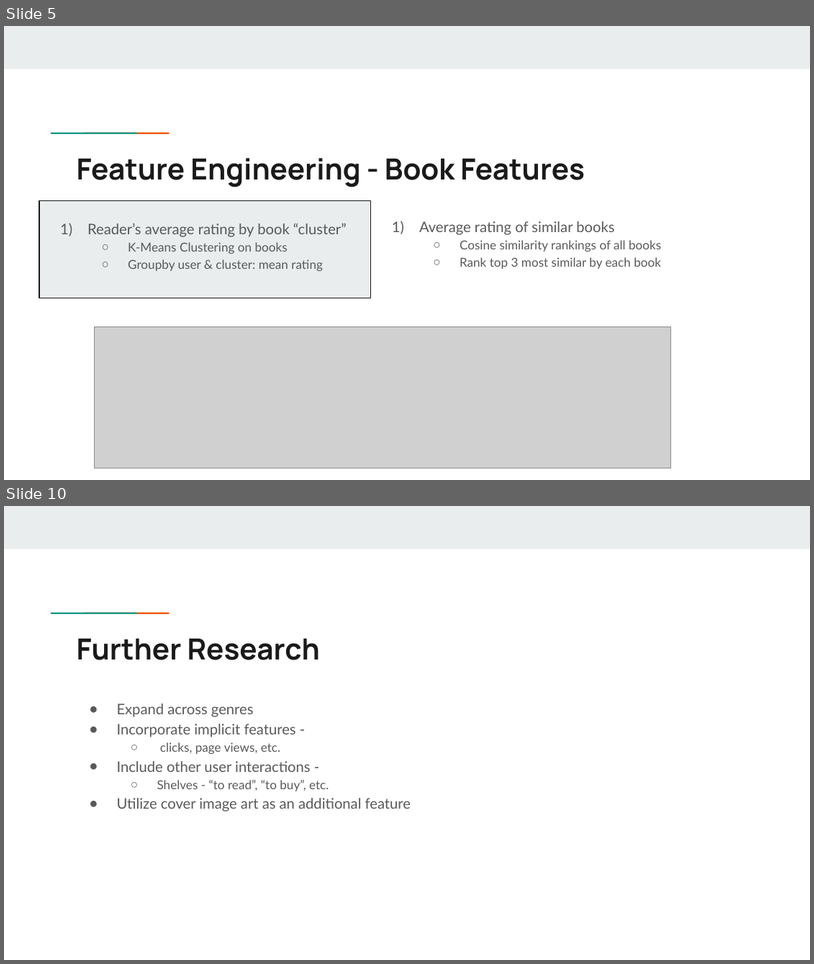
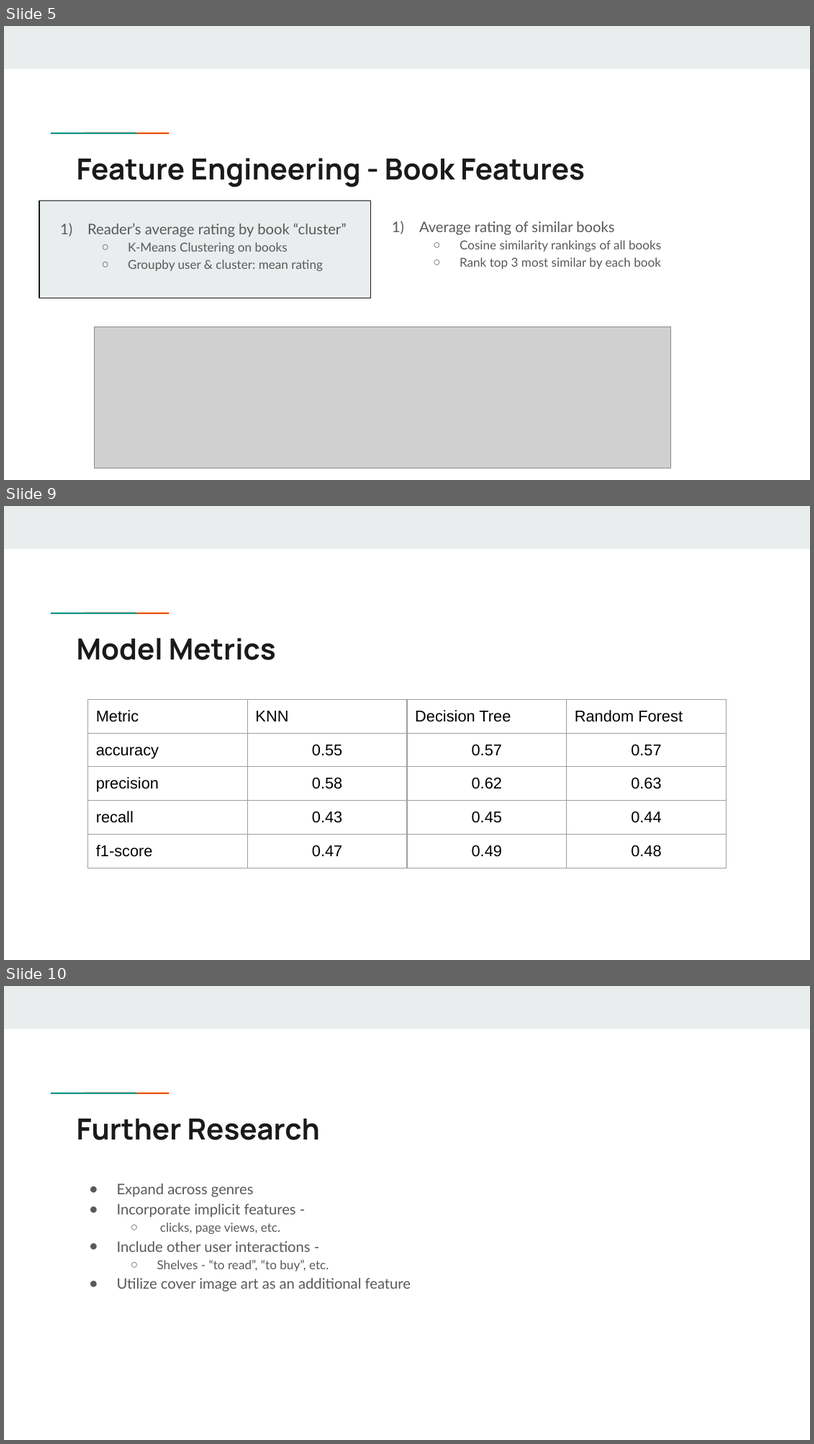
Before and after one commit to markdurrenberger/Goodreads_Book_Recommender, a slide deck: Executive_Presentation.pptx. Shown one above the other, each under a label of ours: slides 5 and 10 before the commit, slides 5, 9 and 10 after it; the slides between them are not shown. The pictures are 814x964 and 814x1444 pixels, drawn with LibreOffice and Linux fonts; fonts in the diff are those of the drawing; grey boxes stand for pictures. Boxes give left, top, right and bottom in pixels: in the first picture for what was removed or moved away, otherwise in the second. Text is boxed around its words. In the diff, an @@ line names an element or a change of style, - is before the commit and + after.

```diff
--- a/Executive_Presentation.pptx
+++ b/Executive_Presentation.pptx
@@ slide 9 added at bbox=[4, 506, 810, 960], background #FFFFFF; not listed: 3 template elements that a slide beside it also shows @@
@@ title added at bbox=[77, 638, 276, 660], 26 pt, text #1A1A1A, bold @@
+Model Metrics
@@ table added at bbox=[88, 700, 727, 960], 5 rows, 4 columns @@
+Metric | KNN | Decision Tree | Random Forest
+accuracy | 0.55 | 0.57 | 0.57
+precision | 0.58 | 0.62 | 0.63
+recall | 0.43 | 0.45 | 0.44
+f1-score | 0.47 | 0.49 | 0.48
```
Also in this commit, not shown: 5 slides changed, 1 other slide added, 2 slides removed.
